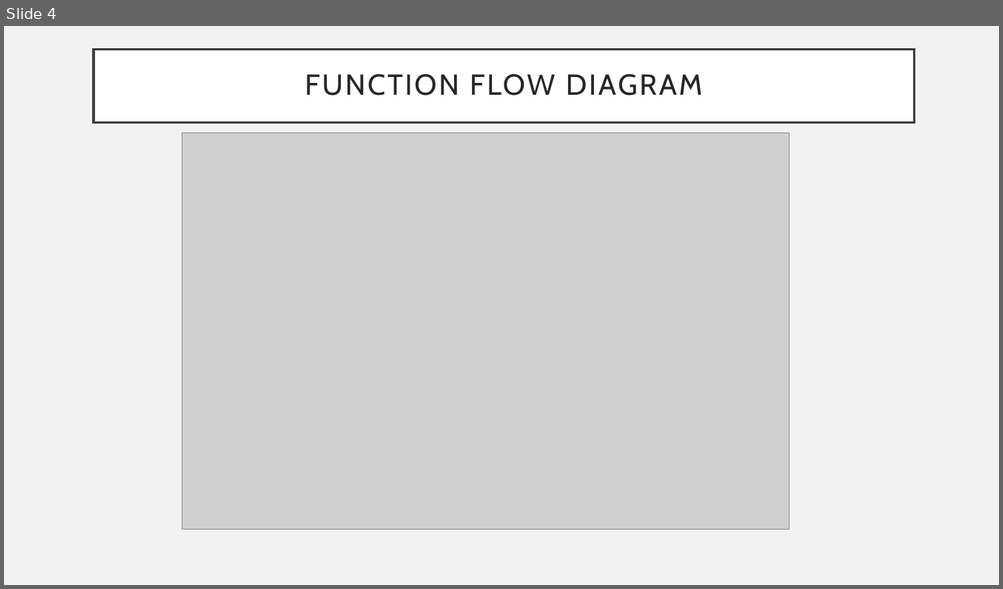
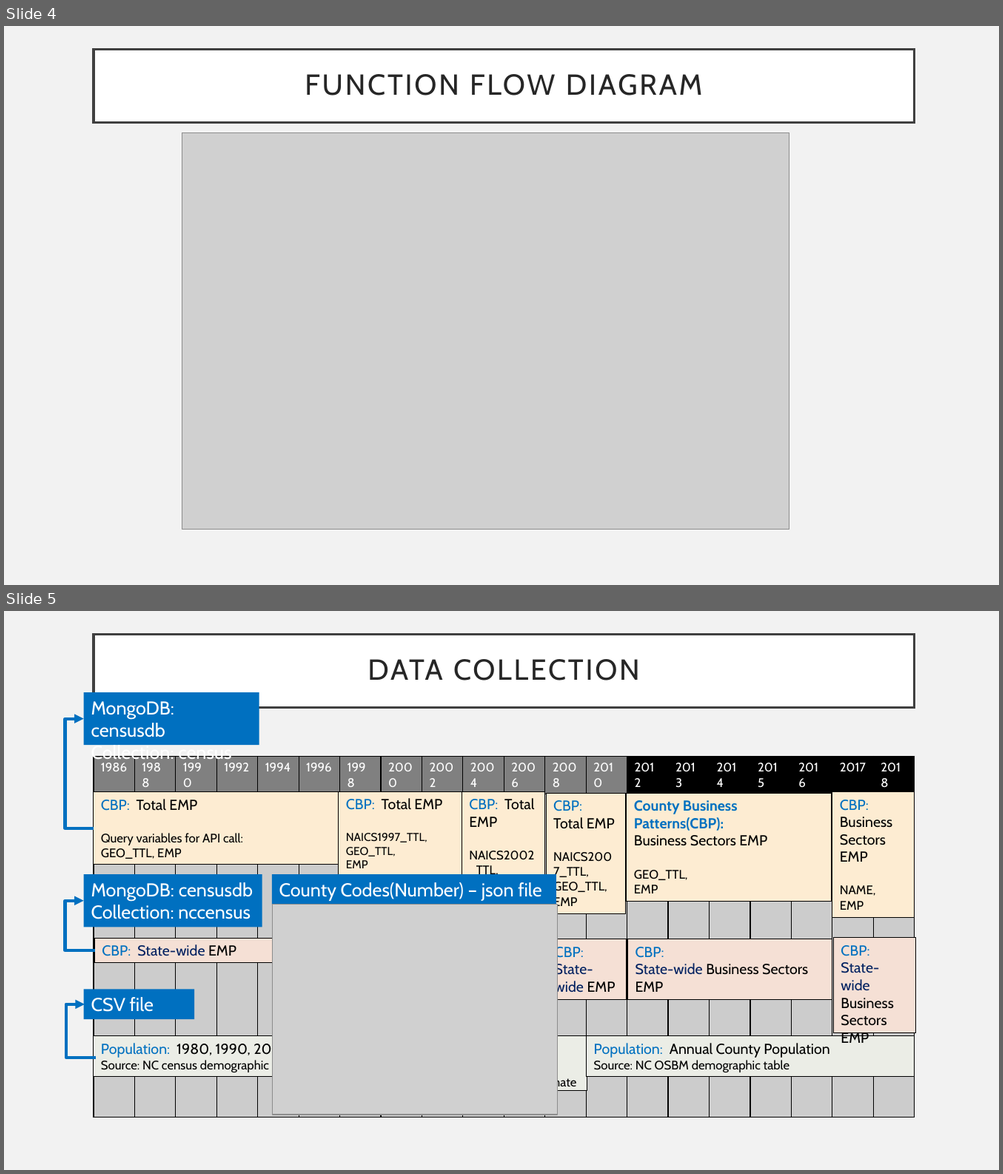
Before and after one commit to ejlee127/NC-County-Statistics, a slide deck: proposal/NC Census Data analysis 10-06.pptx. Shown one above the other, each under a label of ours: slide 4 before the commit, slides 4 and 5 after it. The pictures are 1003x589 and 1003x1174 pixels, drawn with LibreOffice and Linux fonts; fonts in the diff are those of the drawing; grey boxes stand for pictures. Boxes give left, top, right and bottom in pixels: in the first picture for what was removed or moved away, otherwise in the second. Text is boxed around its words. In the diff, an @@ line names an element or a change of style, - is before the commit and + after.

Commit message:
updating pptx and images

```diff
--- a/proposal/NC Census Data analysis 10-06.pptx
+++ b/proposal/NC Census Data analysis 10-06.pptx
@@ slide 5 added at [4,611,999,1170], background #F2F2F2 @@
@@ title added at [94,634,914,707], fill #FFFFFF, outline #404040 2.5 pt, 28 pt, text #262626 @@
+DATA COLLECTION
@@ rectangle added at [84,692,259,745], fill #0070C0, 18 pt, text #FFFFFF @@
+MongoDB: censusdb
+Collection: census
@@ elbow arrow added from (94, 829) to (84, 718), #0070C0 3 pt @@
@@ table added at [94,757,914,1102], 2 rows, 20 columns @@
+1986 | 1988 | 1990 | 1992 | 1994 | 1996 | 1998 | 2000 | 2002 | 2004 | 2006 | 2008 | 2010 | 2012 | 2013 | 2014 | 2015 | 2016 | 2017 | 2018
+ |  |  |  |  |  |  |  |  |  |  |  |  |  |  |  |  |  |  | 
@@ group added at [94,792,625,914]: 4 rectangles @@
+CBP: Total EMP
+Query variables for API call:
+GEO_TTL, EMP
+CBP: Total EMP
+NAICS1997_TTL,
+GEO_TTL,
+EMP
+CBP: Total EMP
+NAICS2002_TTL,
+GEO_TTL,EMP
+CBP: Total EMP
+NAICS2007_TTL,
+GEO_TTL,
+EMP
@@ rectangle added at [626,793,831,901], fill #FDECD2, outline #000000 0.75 pt, 14 pt, text #000000 @@
+County Business Patterns(CBP):
+Business Sectors EMP
+GEO_TTL,
+EMP
@@ rectangle added at [832,792,914,917], fill #FDECD2, outline #000000 0.75 pt, 14 pt, text #000000 @@
+CBP: Business Sectors EMP
+NAME,
+EMP
@@ rectangle added at [84,874,262,927], fill #0070C0, 18 pt, text #FFFFFF @@
+MongoDB: censusdb
+Collection: nccensus
@@ rectangle added at [272,874,556,904], fill #0070C0, 18 pt, text #FFFFFF @@
+County Codes(Number) – json file
@@ elbow arrow added from (95, 951) to (84, 901), #0070C0 3 pt @@
@@ picture added at [273,905,558,1116] @@
@@ rectangle added at [95,939,340,964], fill #F5E0D5, outline #000000 0.75 pt, 14 pt, text #002060 @@
+CBP: State-wide EMP
@@ rectangle added at [547,940,626,999], fill #F5E0D5, outline #000000 0.75 pt, 14 pt, text #002060 @@
+CBP: State-wide EMP
@@ rectangle added at [628,940,832,999], fill #F5E0D5, outline #000000 0.75 pt, 14 pt, text #000000 @@
+CBP:
+State-wide Business Sectors EMP
@@ rectangle added at [834,938,916,1034], fill #F5E0D5, outline #000000 0.75 pt, 14 pt, text #000000 @@
+CBP: State-wide Business Sectors EMP
@@ elbow arrow added from (96, 1058) to (85, 1005), #0070C0 3 pt @@
@@ rectangle added at [84,989,194,1019], fill #0070C0, 18 pt, text #FFFFFF @@
+CSV file
@@ rectangle added at [94,1037,422,1076], fill #EBEDE6, outline #000000 0.75 pt, 14 pt, text #000000 @@
+Population: 1980, 1990, 2000 census results
+Source: NC census demographic data
@@ rectangle added at [423,1037,586,1091], fill #EBEDE6, outline #000000 0.75 pt, 12 pt, text #000000 @@
+Population: 2001~ 2009
+Source: Population Estimate Program of Census.gov
@@ rectangle added at [586,1037,914,1076], fill #EBEDE6, outline #000000 0.75 pt, 14 pt, text #000000 @@
+Population: Annual County Population
+Source: NC OSBM demographic table
```
Also in this commit, not shown: 1 other slide added, 2 slides removed, 10 other files.
